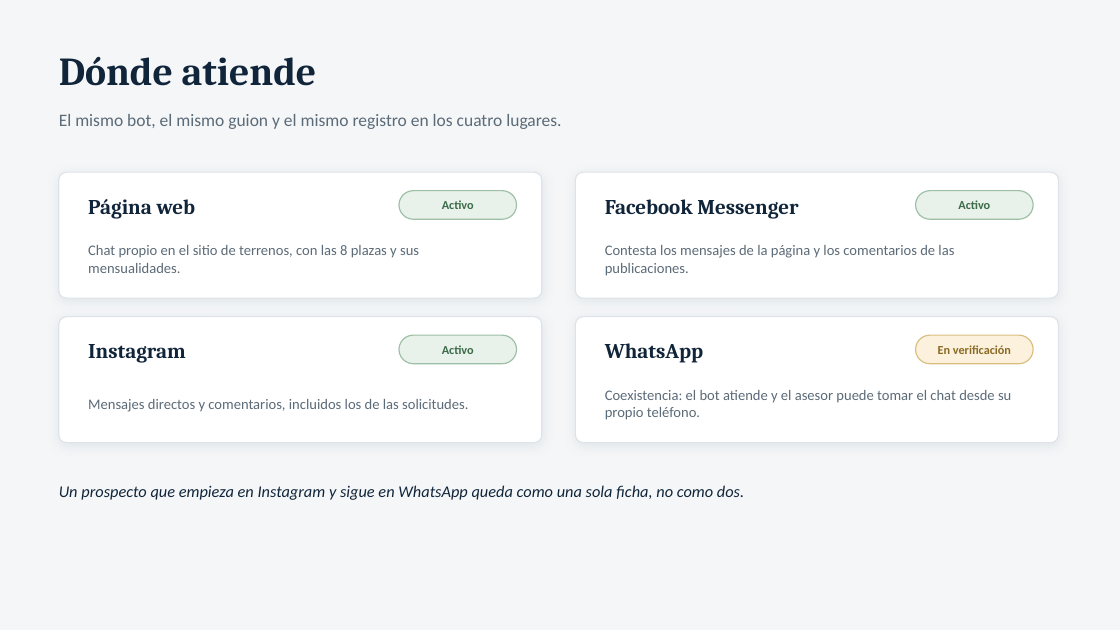
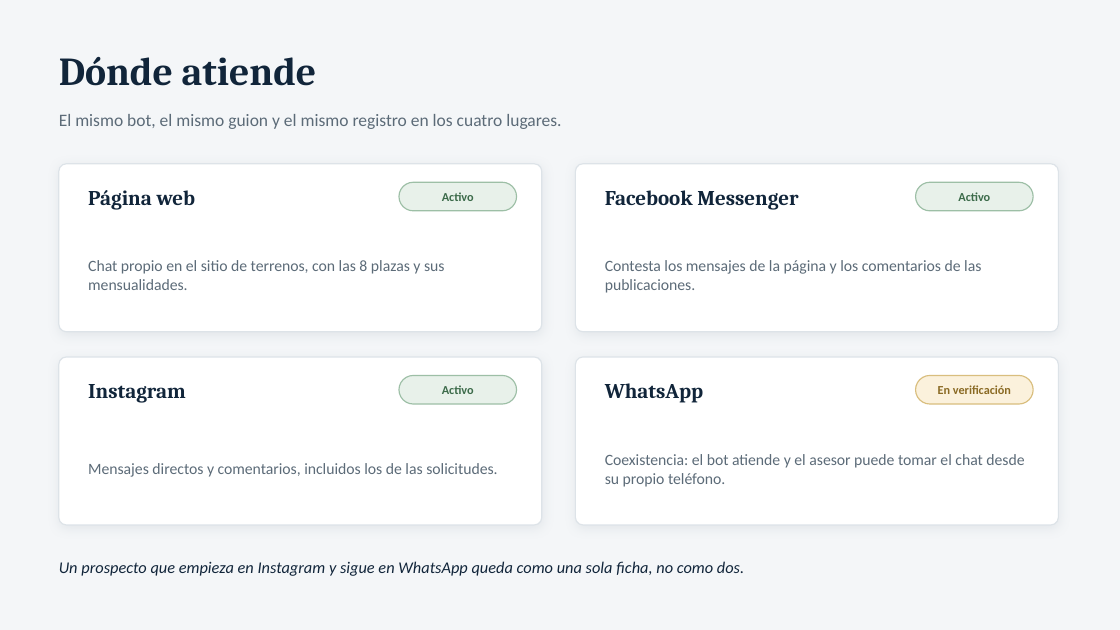
Before and after one commit to jjalwaysinnovating-star/Maderas, a slide deck: slide 4 of presentacion/sistema-ciudad-maderas.pptx. Drawn at 1120x630 pixels with LibreOffice and Linux fonts; fonts in the diff are those of the drawing. Boxes give left, top, right and bottom in pixels: in the first picture for what was removed or moved away, otherwise in the second. Text is boxed around its words. In the diff, an @@ line names an element or a change of style, - is before the commit and + after.

```diff
--- a/presentacion/sistema-ciudad-maderas.pptx
+++ b/presentacion/sistema-ciudad-maderas.pptx
@@ rounded rectangle: place and size @@
-rounded rectangle at (59,172,542,298)
+rounded rectangle at (59,164,542,332)
@@ rounded rectangle: place and size @@
-rounded rectangle at (576,172,1059,298)
+rounded rectangle at (576,164,1059,332)
@@ 4 texts, 2 rounded rectangles: place and size @@
-4 texts, 2 rounded rectangles at (88,191,1033,219)
+4 texts, 2 rounded rectangles at (88,182,1033,211)
@@ rounded rectangle: place and size @@
-rounded rectangle at (59,317,542,443)
+rounded rectangle at (59,357,542,525)
@@ proportions changed in 4 elements at (59,164,542,332), (576,164,1059,332), (59,357,542,525), (576,357,1059,525) @@
@@ rounded rectangle: place and size @@
-rounded rectangle at (576,317,1059,443)
+rounded rectangle at (576,357,1059,525)
@@ 4 texts, 2 rounded rectangles: place and size @@
-4 texts, 2 rounded rectangles at (88,335,1033,364)
+4 texts, 2 rounded rectangles at (88,376,1033,404)
@@ text "Mensajes directos y comentarios, incluidos ...": place and size @@
-text "Mensajes directos y comentarios, incluidos ..." at (88,399,468,412)
+text "Mensajes directos y comentarios, incluidos ..." at (88,463,497,477)
@@ size 12.5 to 13.5 pt in 4 elements at (88,260,444,290), (605,260,981,293), (88,463,497,477), (605,454,1024,487) @@
@@ text "Coexistencia: el bot atiende y ...": place and size @@
-text "Coexistencia: el bot atiende y ..." at (605,390,1011,420)
+text "Coexistencia: el bot atiende y ..." at (605,454,1024,487)
@@ text "Un prospecto que empieza en ...": place and size @@
-text "Un prospecto que empieza en ..." at (59,485,744,500)
+text "Un prospecto que empieza en ..." at (59,561,744,576)
```
Also in this commit, not shown: 14 other slides changed, 3 other files.
